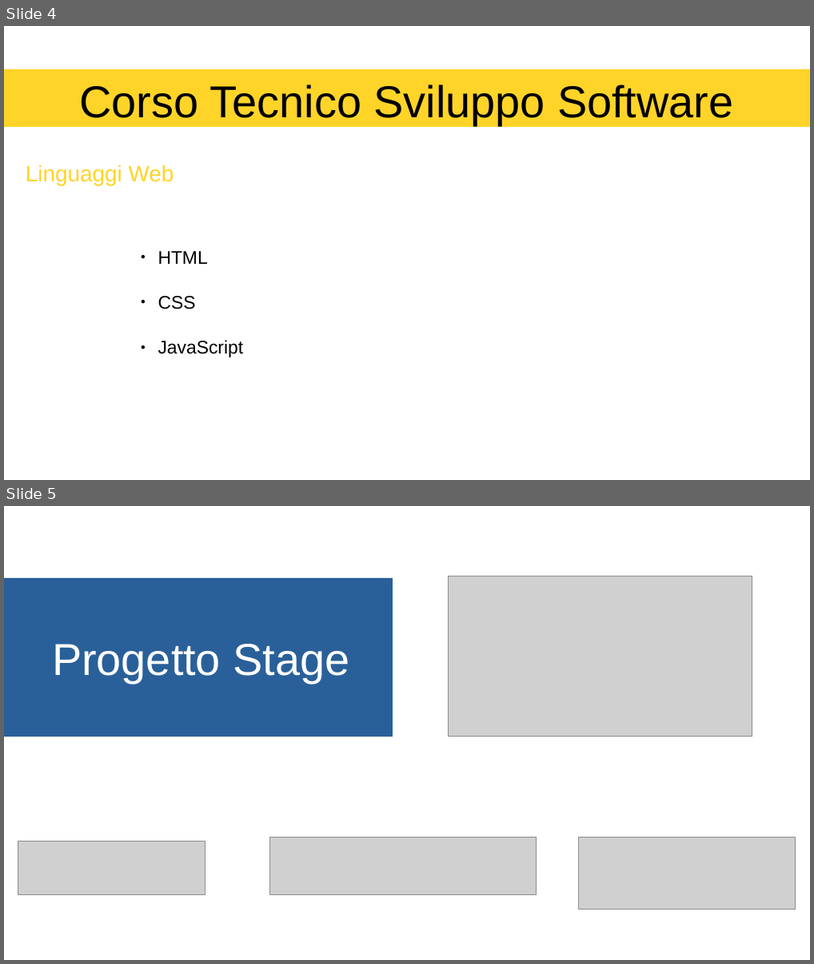
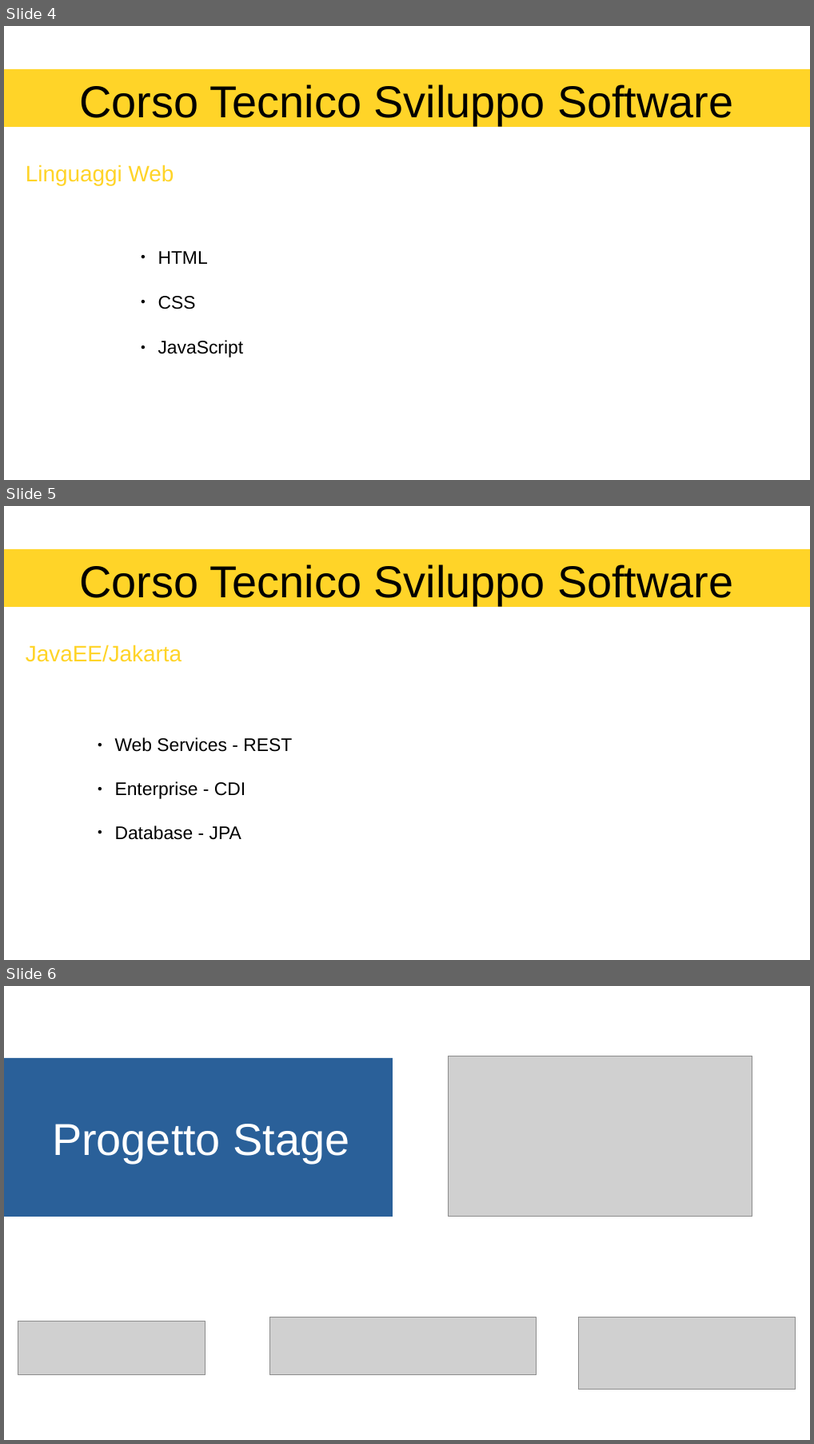
Before and after one commit to az01r/Esercizi-CIAC, a slide deck: Libri/Presentazione/Presentazione.odp. Shown one above the other, each under a label of ours: slides 4 and 5 before the commit, slides 4, 5 and 6 after it. The pictures are 814x964 and 814x1444 pixels, drawn with LibreOffice and Linux fonts; fonts in the diff are those of the drawing; grey boxes stand for pictures; background and template pictures are left out. Boxes give left, top, right and bottom in pixels: in the first picture for what was removed or moved away, otherwise in the second. Text is boxed around its words. In the diff, an @@ line names an element or a change of style, - is before the commit and + after.

```diff
--- a/Libri/Presentazione/Presentazione.odp
+++ b/Libri/Presentazione/Presentazione.odp
@@ slide 5 added at bbox=[4, 506, 810, 960], background #FFFFFF @@
@@ rectangle added at bbox=[4, 549, 810, 607], fill #FFD428, 44 pt, text #000000 @@
+Corso Tecnico Sviluppo Software
@@ text added at bbox=[26, 644, 182, 662], 22 pt, text #FFD428 @@
+JavaEE/Jakarta
@@ text added at bbox=[115, 737, 292, 840], 18 pt, text #000000 @@
+● Web Services - REST
+● Enterprise - CDI
+● Database - JPA
@@ what was slide 5 is now slide 6 @@
```
Also in this commit, not shown: 4 slides changed, 1 other slide added, 1 other file.
